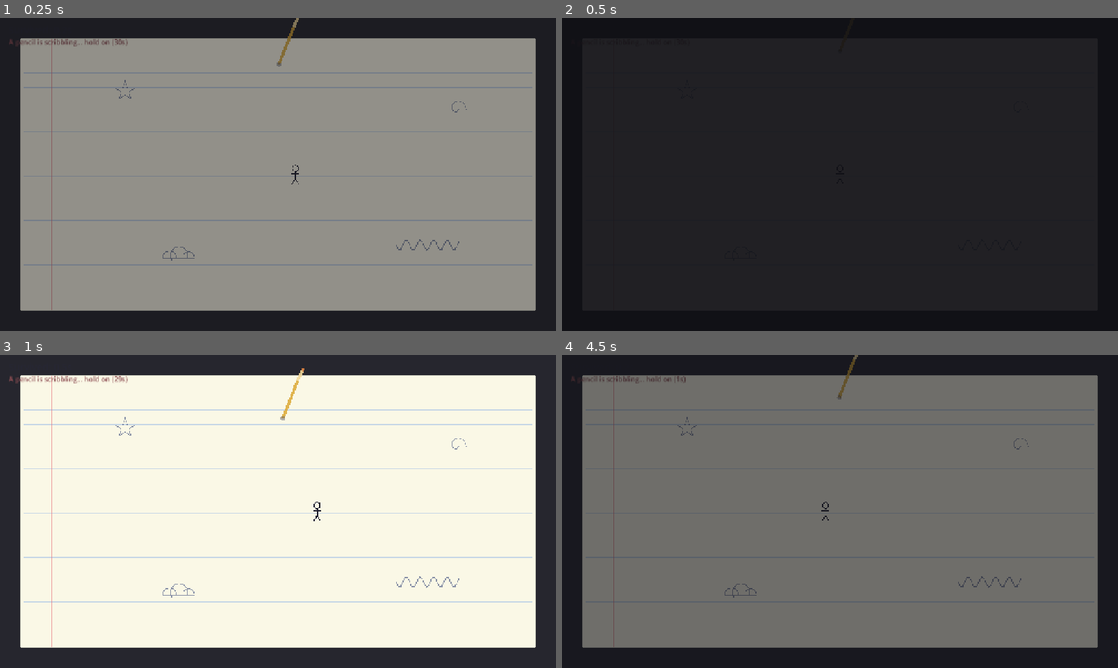
Above: before the commit, frames 1-4 (two rows, left to right).
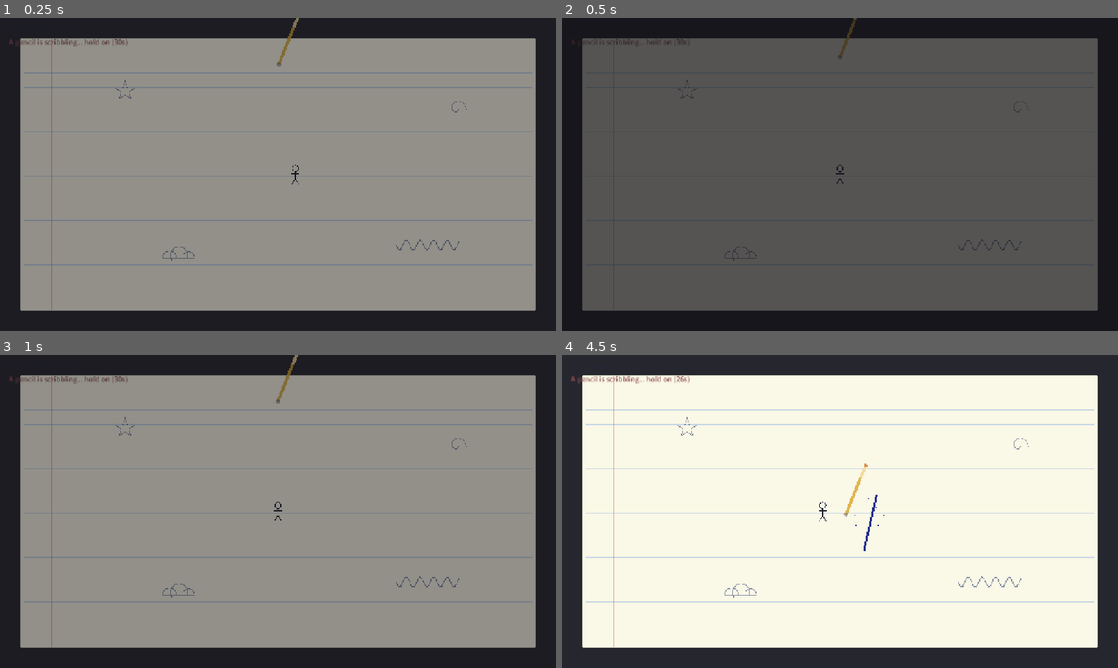
Above: after the commit, the same moments.

Repository: shiarauzo/Shebuiltthis-gamejam
Game: Godot game, scene res://tests/test_main.tscn
Two runs of this game, one before a commit and one after it. Both use one fixed random seed, a clock stepped at 60 frames per second and the inputs below. This scene is started directly instead of the project's main scene.
Inputs (mouse positions are in pixels of both pictures, inside the frame that each line leads up to):
- Up to frame 1 (0.25 s): no input
- Up to frame 2 (0.5 s): no input
- Up to frame 3 (1 s): tap Enter at 0.5 s; move the mouse to (400, 495) at 0.52 s; hold D from 0.53 s (still down); click (400, 495) at 0.67 s
- Up to frame 4 (4.5 s): move the mouse to (728, 527) at 1.27 s; release D at 1.28 s; hold S 1.28-2.03 s; move the mouse to (895, 442) at 2.02 s; hold D 2.03-2.78 s; move the mouse to (812, 574) at 2.77 s; hold W 2.78-3.53 s; click (812, 574) at 2.92 s; move the mouse to (1006, 558) at 3.52 s; hold A from 3.53 s (still down); move the mouse to (673, 464) at 4.27 s

Frame 1 is identical in both runs. In frame 2, 81% of the frame differs, in the area x 1-97%, y 0-94%; in frame 3, 81%; in frame 4, 81%.

Commit message:
Fix E1: release input when the browser tab/canvas loses focus
Movement polled keys with no focus-out handler, so keys 'stuck' in an itch
iframe when focus left the canvas. Handle FOCUS_OUT/FOCUS_IN to stop movement
while unfocused. Adds a regression test (no drift while unfocused).

Closes #5

Diff:
--- a/scripts/player.gd
+++ b/scripts/player.gd
@@ -15,6 +15,7 @@
 var invincible := false
 var _iframe_t := 0.0
 var _blink_t := 0.0
+var _focused := true
 
 func _ready() -> void:
 	add_to_group("player")
@@ -27,16 +28,26 @@
 	cs.shape = shape
 	add_child(cs)
 
+func _notification(what: int) -> void:
+	# When the tab/canvas loses focus the browser stops sending keyup, so keys
+	# would "stick". Treat focus-out as all-keys-released.
+	if what == NOTIFICATION_APPLICATION_FOCUS_OUT or what == NOTIFICATION_WM_WINDOW_FOCUS_OUT:
+		_focused = false
+		velocity = Vector2.ZERO
+	elif what == NOTIFICATION_APPLICATION_FOCUS_IN or what == NOTIFICATION_WM_WINDOW_FOCUS_IN:
+		_focused = true
+
 func _physics_process(delta: float) -> void:
 	var dir := Vector2.ZERO
-	if Input.is_physical_key_pressed(KEY_W) or Input.is_key_pressed(KEY_UP):
-		dir.y -= 1.0
-	if Input.is_physical_key_pressed(KEY_S) or Input.is_key_pressed(KEY_DOWN):
-		dir.y += 1.0
-	if Input.is_physical_key_pressed(KEY_A) or Input.is_key_pressed(KEY_LEFT):
-		dir.x -= 1.0
-	if Input.is_physical_key_pressed(KEY_D) or Input.is_key_pressed(KEY_RIGHT):
-		dir.x += 1.0
+	if _focused:
+		if Input.is_physical_key_pressed(KEY_W) or Input.is_key_pressed(KEY_UP):
+			dir.y -= 1.0
+		if Input.is_physical_key_pressed(KEY_S) or Input.is_key_pressed(KEY_DOWN):
+			dir.y += 1.0
+		if Input.is_physical_key_pressed(KEY_A) or Input.is_key_pressed(KEY_LEFT):
+			dir.x -= 1.0
+		if Input.is_physical_key_pressed(KEY_D) or Input.is_key_pressed(KEY_RIGHT):
+			dir.x += 1.0
 
 	velocity = dir.normalized() * SPEED
 	move_and_slide()
--- a/tests/test_main.gd
+++ b/tests/test_main.gd
@@ -18,6 +18,7 @@
 	_log("==== TEST RUN START ====")
 	await get_tree().process_frame
 	await _test_movement()
+	await _test_focus_out_stops_movement()
 	await _test_damage_and_iframes()
 	await _test_death_after_three_hits()
 	await _test_pencil_draws_ink()
@@ -89,6 +90,31 @@
 
 	var moved: float = player.global_position.x - start_x
 	_check("moves right on D", moved > 5.0, "(dx=%.1f)" % moved)
+	await _free_game(g)
+
+func _test_focus_out_stops_movement() -> void:
+	_log("[focus-out stops movement]")
+	var g = await _make_game()
+	var player = g.player
+	# Hold D, then drop focus — the player must not drift.
+	var ev := InputEventKey.new()
+	ev.physical_keycode = KEY_D
+	ev.pressed = true
+	Input.parse_input_event(ev)
+	Input.flush_buffered_events()
+	player._notification(player.NOTIFICATION_APPLICATION_FOCUS_OUT)
+	var x0: float = player.global_position.x
+	for i in range(15):
+		await get_tree().physics_frame
+	var drift: float = absf(player.global_position.x - x0)
+	_check("no drift while unfocused", drift < 0.5, "(drift=%.2f)" % drift)
+	# Release + refocus to not leak state into later tests.
+	var rel := InputEventKey.new()
+	rel.physical_keycode = KEY_D
+	rel.pressed = false
+	Input.parse_input_event(rel)
+	Input.flush_buffered_events()
+	player._notification(player.NOTIFICATION_APPLICATION_FOCUS_IN)
 	await _free_game(g)
 
 func _test_damage_and_iframes() -> void:
